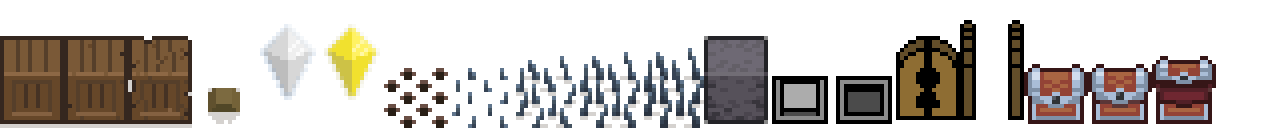
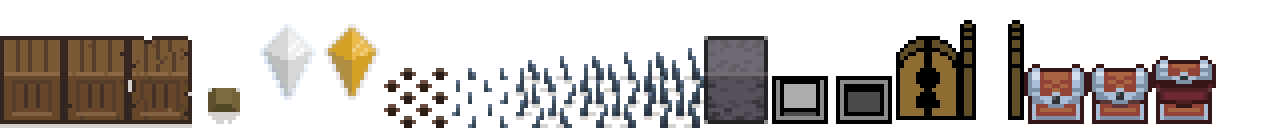
Before/after of a 1280×128 layered artwork. What changed in the layer stack:
painted on "CrystalGlow" over [324, 24, 380, 100]
painted on "Entities" over [328, 28, 376, 96]
